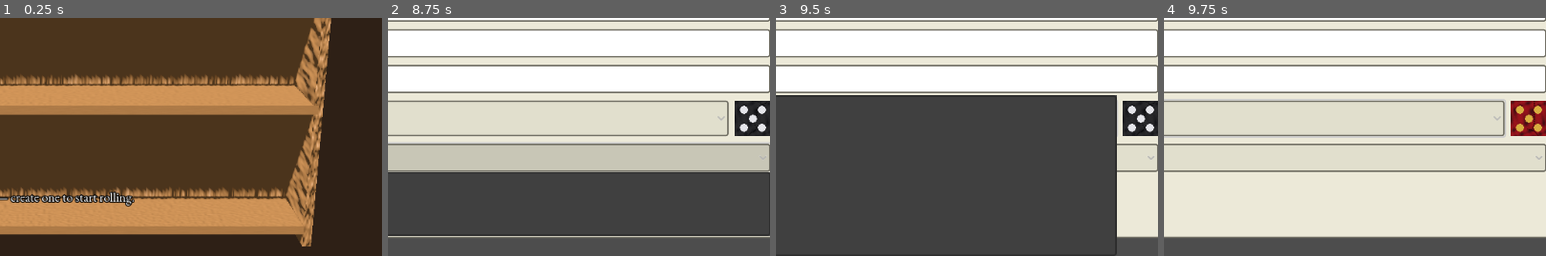
Above: before the commit, frames 1-4 (left to right).
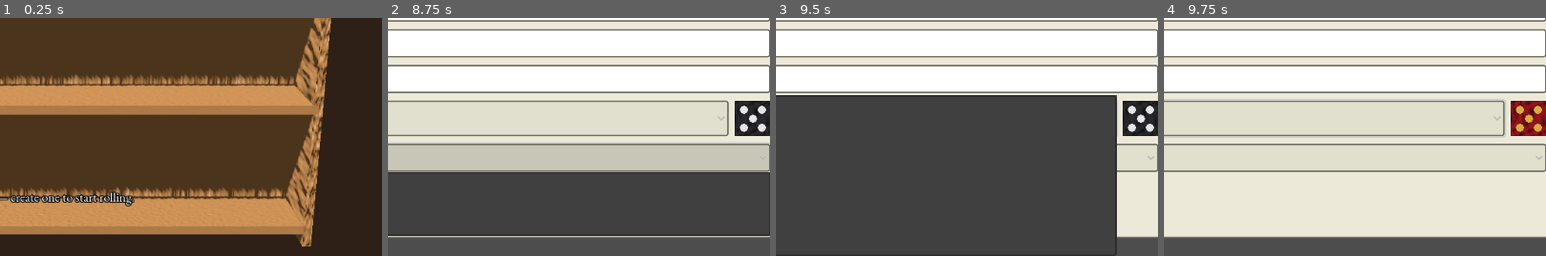
Above: after the commit, the same moments.

Repository: siyangsun/gamba
Game: Godot game, scene res://main.tscn
Same seed, same stepped clock (60 frames per second), same inputs: the game is played once before the commit and once after it. Sound files missing from this copy of the repository are replaced by a short silence.
Inputs (mouse positions are % of the whole screen's width and height, from its top left):
- Up to frame 1 (0.25 s): no input
- Up to frame 2 (8.75 s): click "+ New Die" at 0.5 s; click (55, 18) at 1.27 s; type "12" at 1.35 s; click (55, 25) at 1.5 s; type "12" at 1.58 s; click (55, 33) at 1.73 s; type "12" at 1.82 s; click (55, 40) at 2.02 s; type "12" at 2.1 s; click (55, 48) at 2.25 s; type "12" at 2.33 s; click (55, 55) at 2.48 s; type "12" at 2.57 s; click (55, 63) at 2.77 s; type "12" at 2.85 s; click "Ivory" at 3.5 s; click "Dots" at 4.25 s; click "Ruby" at 5 s; click "Ruby" at 5.75 s; click "Onyx" at 6.5 s; click "Onyx" at 7.25 s; click "Dots" at 8 s
- Up to frame 3 (9.5 s): click "Onyx" at 8.75 s
- Up to frame 4 (9.75 s): click "Dots" at 9.5 s
The pictures show only the part of the screen within x 45-95%, y 50-100%; the shares and areas given below are measured in that part.

Frames 1-3 are identical in both runs. In frame 4, 0.1% of the frame differs, in the area x 91-98%, y 34-50%.

Commit message:
perf: cache generated face textures instead of regenerating per die
Every Die instance re-ran the pixel-loop texture generation (marbling,
cracks, glyph rasterization, dimple normal maps) for all 6 faces from
scratch, even when another die shared the same skin/numbering. Measured
on a shelf of 6 dice: rebuilding the shelf (which happens on every
save/delete/back-navigation) dropped from ~1540ms to ~6ms once each
(skin, numbering, value) combination is cached.

Co-Authored-By: Claude Sonnet 5 <noreply@anthropic.com>

Diff:
--- a/scripts/die.gd
+++ b/scripts/die.gd
@@ -41,6 +41,13 @@
 const NUMERAL_FONT_PATH := "res://fonts/EBGaramond-Regular.ttf"
 
 static var _numeral_font: Font
+
+# generated face textures are pure functions of (skin, numbering, value,
+# tex_size) -- cache them so the same combination (e.g. many dice sharing a
+# skin, or just re-opening the shelf) doesn't re-run the pixel loops every time.
+static var _albedo_cache: Dictionary = {}
+static var _detail_cache: Dictionary = {}
+static var _normal_cache: Dictionary = {}
 
 # face outward-normal (local) -> value. Opposite faces sum to 7.
 const FACE_DEFS := [
@@ -226,10 +233,15 @@
 ## G = clearcoat glossiness (left at full everywhere).
 ## B = absolute roughness (base_roughness, or matte at the markings).
 static func make_face_detail_texture(value: int, tex_size: int, base_roughness: float, numbering_style: String) -> ImageTexture:
+	var key := "%s|%d|%d|%.3f" % [numbering_style, value, tex_size, base_roughness]
+	if _detail_cache.has(key):
+		return _detail_cache[key]
 	var img := Image.create(tex_size, tex_size, false, Image.FORMAT_RGB8)
 	img.fill(Color(1.0, 1.0, base_roughness))
 	_paint_markings(img, value, numbering_style, tex_size, Color(0.0, 1.0, 0.92))
-	return ImageTexture.create_from_image(img)
+	var tex := ImageTexture.create_from_image(img)
+	_detail_cache[key] = tex
+	return tex
 
 
 ## Draws the face marking (dot pips, a digit, or a roman numeral) in the
@@ -312,6 +324,9 @@
 ## Renders one die face (grain/marbling/brushing + markings) at the given
 ## texture size. Shared with EditorPanel's preview, which uses it smaller.
 static func make_face_texture(value: int, tex_size: int, skin_name := "ivory", numbering_style := "dots") -> ImageTexture:
+	var key := "%s|%s|%d|%d" % [skin_name, numbering_style, value, tex_size]
+	if _albedo_cache.has(key):
+		return _albedo_cache[key]
 	var skin: Dictionary = SKINS.get(skin_name, SKINS["ivory"])
 	var face: Color = skin.face
 	var mat_type: String = skin.get("material", "ivory")
@@ -369,7 +384,9 @@
 	if mat_type == "gem":
 		_draw_cracks(tex_size, img, 2 + (randi() % 2))
 	_paint_markings(img, value, numbering_style, tex_size, skin.pip)
-	return ImageTexture.create_from_image(img)
+	var tex := ImageTexture.create_from_image(img)
+	_albedo_cache[key] = tex
+	return tex
 
 
 ## Scratches a couple of jagged fracture lines into a gem face texture,
@@ -397,10 +414,15 @@
 ## Numbers/numerals stay flat -- glyph-shaped dimples aren't worth the
 ## complexity, so those styles print flush with the face.
 static func make_face_normalmap(value: int, tex_size: int, numbering_style := "dots") -> ImageTexture:
+	var key := "%s|%d|%d" % [numbering_style, value, tex_size]
+	if _normal_cache.has(key):
+		return _normal_cache[key]
 	var img := Image.create(tex_size, tex_size, false, Image.FORMAT_RGB8)
 	img.fill(Color(0.5, 0.5, 1.0))  # flat surface
 	if numbering_style != "dots":
-		return ImageTexture.create_from_image(img)
+		var flat := ImageTexture.create_from_image(img)
+		_normal_cache[key] = flat
+		return flat
 	var radius := tex_size / 9.0
 	var depth := 1.8  # larger = flatter dimple; smaller = deeper
 	for g: Vector2 in PIP_LAYOUT[value]:
@@ -420,7 +442,9 @@
 				var n := Vector3(-d.x / radius, d.y / radius, depth).normalized()
 				img.set_pixel(x, y, Color(
 					n.x * 0.5 + 0.5, n.y * 0.5 + 0.5, n.z * 0.5 + 0.5))
-	return ImageTexture.create_from_image(img)
+	var tex := ImageTexture.create_from_image(img)
+	_normal_cache[key] = tex
+	return tex
 
 
 static func _fill_circle(tex_size: int, img: Image, cx: float, cy: float, r: float, col: Color) -> void:
